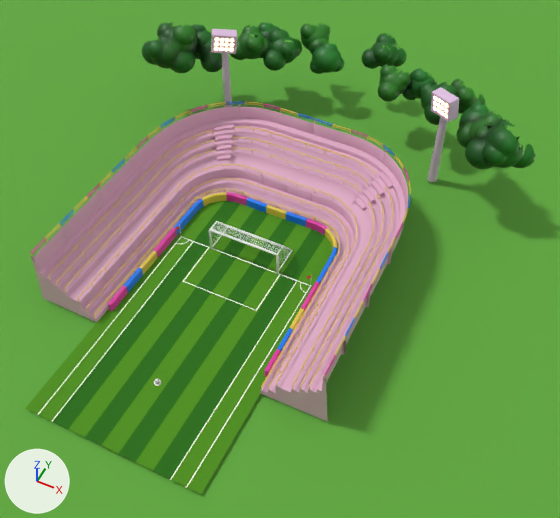
One commit to the glTF model public/assets/stadium/Stadium_Recon_web.glb: the scene before it, then after it.
Before and after are seen from a 50 mm lens placed at (20.4, -13.6, 45.0), pointed at (2.8, 21.6, 1.0). Lighting does not change. The marker at lower left points along +X, +Y and +Z. The first picture is the older version. Where no turn or scale is listed for an object, it has been applied to the vertices. Vertices at exactly the same position are counted once.

Objects in the first picture: 'FLOOD_Light_L', 'FLOOD_Light_R', 'GROUND_Outside', 'PITCH_Grass', 'STATIC_Concrete', 'STATIC_Markings', 'STATIC_Railings', 'STATIC_Trees' and 19 more.
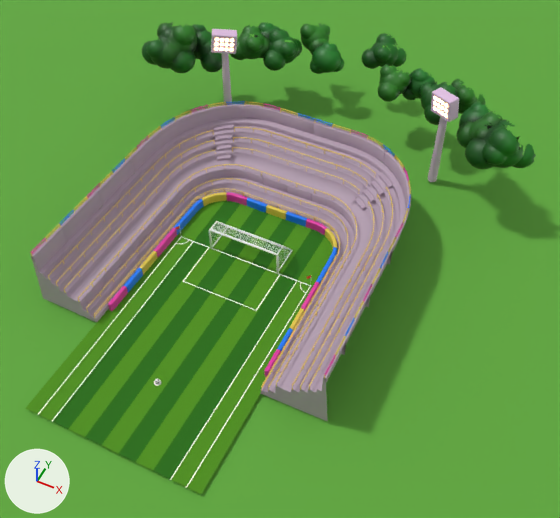
Pixel boxes [x1, y1, x2, y2] of what changed, in the pictures (560 x 518 px):
'STATIC_Concrete', recoloured, reshaped (pink to grey)
    before: [31, 104, 408, 422]
    after: [31, 104, 411, 422]
part 1 of me_static_concrete, added
    after: [31, 104, 411, 379]

The change, as a diff of the scene's bpy script:
```diff
--- a/public/assets/stadium/Stadium_Recon_web.glb.py
+++ b/public/assets/stadium/Stadium_Recon_web.glb.py
@@ mat_m_concrete_cream @@
 mat_m_concrete_cream = principled_material('M_Concrete_Cream')
-mat_m_concrete_cream.base_color = (0.75, 0.423, 0.575)  # pink #e1aec8
+mat_m_concrete_cream.base_color = (0.463, 0.353, 0.447)  # grey #b5a0b2
 mat_m_concrete_cream.roughness = 0.68
@@ me_static_concrete @@
 # used by ob_static_concrete; location = (0.0, 0.0, 0.0)
-me_static_concrete.from_pydata(...)  # 2091 vertices, 3869 faces; spans x -11.6..11.6, y 11.0..33.9, z 0.0..4.9
+me_static_concrete.from_pydata(...)  # 2197 vertices, 4110 faces; spans x -11.6..11.6, y 11.0..33.9, z 0.0..4.9
+# me_static_concrete part 1: 71 vertices added at x -11.3..11.3, y 11.0..33.9, z 3.3..4.9
+# other edits to the shape of me_static_concrete do not show in these pictures
 me_static_concrete.materials.append(mat_m_concrete_cream)
```
